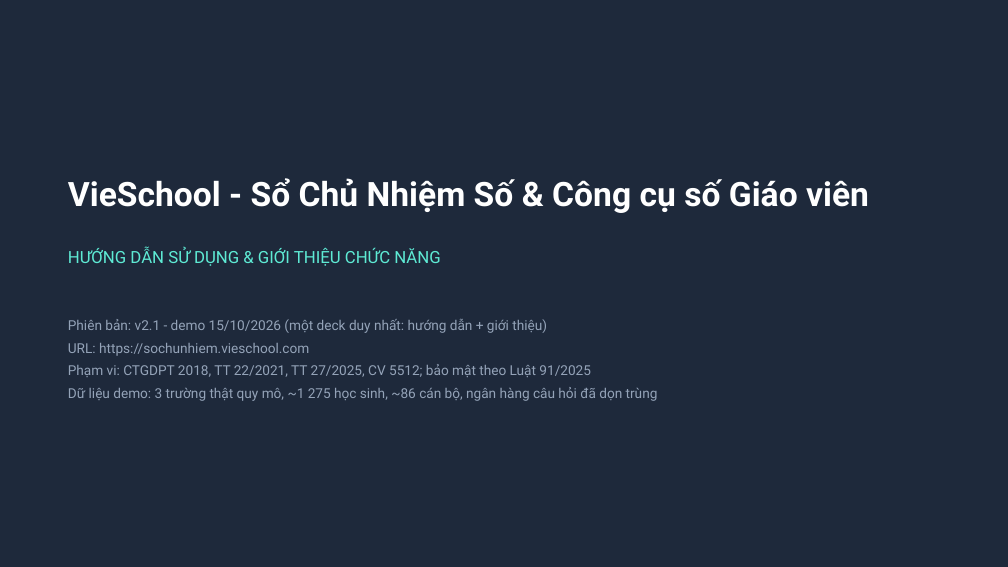
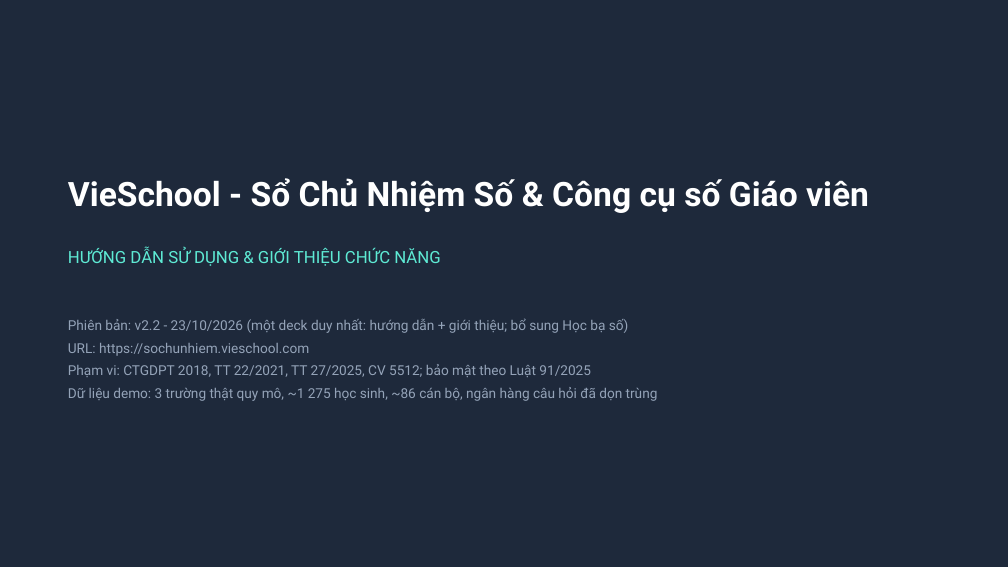
Before and after one commit to saintzzz/so-chu-nhiem-so, a slide deck: slide 1 of docs/user-guide/USER-GUIDE-vieschool.pptx. Drawn at 1008x567 pixels with LibreOffice and Linux fonts; fonts in the diff are those of the drawing. Boxes give left, top, right and bottom in pixels: in the first picture for what was removed or moved away, otherwise in the second. Text is boxed around its words. In the diff, an @@ line names an element or a change of style, - is before the commit and + after.

```diff
--- a/docs/user-guide/USER-GUIDE-vieschool.pptx
+++ b/docs/user-guide/USER-GUIDE-vieschool.pptx
@@ text at <box>68,318,629,333</box>: text changed @@
-Phiên bản: v2.1 - demo 15/10/2026 (một deck duy nhất: hướng dẫn + giới thiệu)
+Phiên bản: v2.2 - 23/10/2026 (một deck duy nhất: hướng dẫn + giới thiệu; bổ sung Học bạ số)
```
Also in this commit, not shown: 2 other slides changed, 1 slide added, 5 other files.
